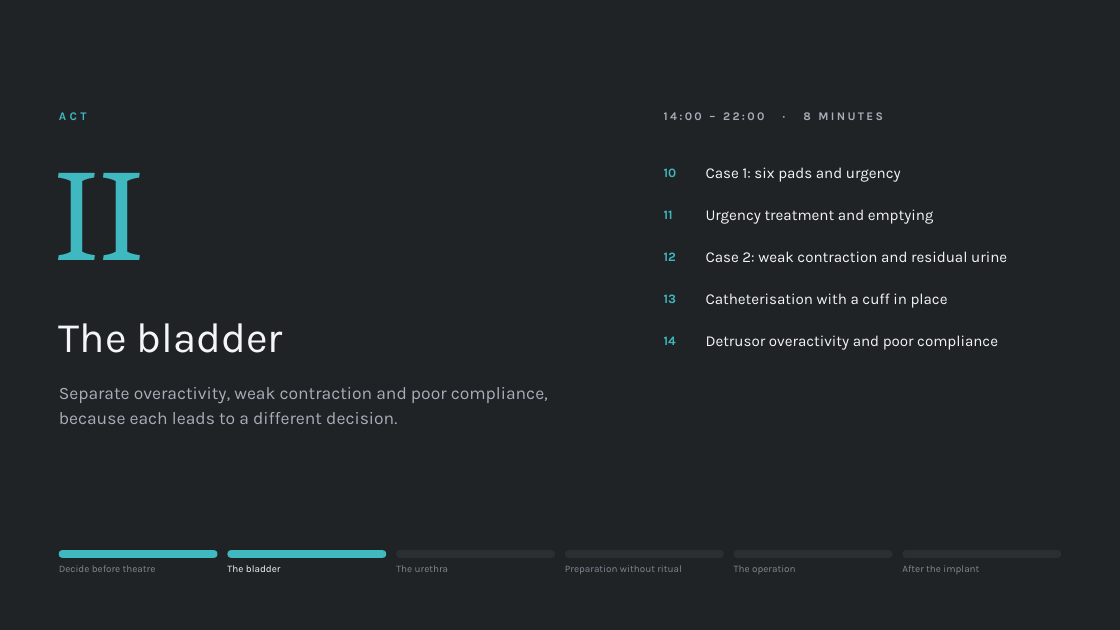
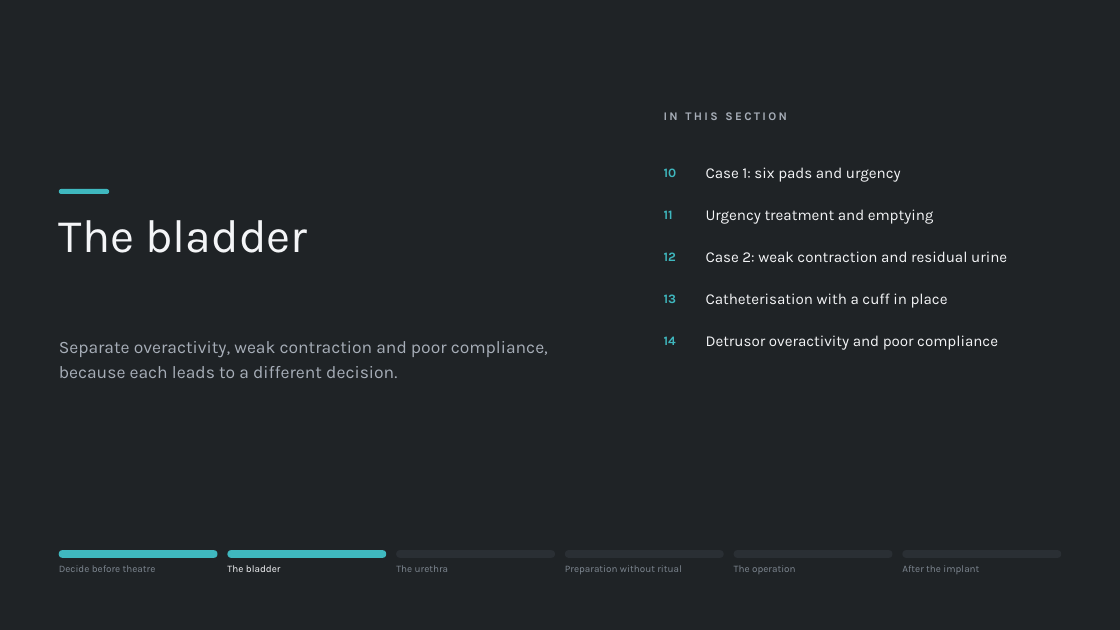
Before and after one commit to nityjr-ctrl/aus-presentation, a slide deck: slide 12 of presentation/AUS-teaching-deck.pptx. Drawn at 1120x630 pixels with LibreOffice and Linux fonts; fonts in the diff are those of the drawing. Boxes give left, top, right and bottom in pixels: in the first picture for what was removed or moved away, otherwise in the second. Text is boxed around its words. In the diff, an @@ line names an element or a change of style, - is before the commit and + after.

```diff
--- a/presentation/AUS-teaching-deck.pptx
+++ b/presentation/AUS-teaching-deck.pptx
@@ text removed at bbox=[59, 112, 87, 120] @@
-ACT
@@ text at bbox=[664, 112, 787, 120]: text changed @@
-14:00 – 22:00 · 8 MINUTES
+IN THIS SECTION
@@ text removed at bbox=[55, 173, 145, 260] @@
-II
@@ text "The bladder": place and size @@
-text "The bladder" at bbox=[59, 323, 283, 353]
+text "The bladder" at bbox=[59, 220, 307, 253]
@@ text "The bladder" at bbox=[59, 220, 307, 253]: size 36 to 40 pt; vertical alignment middle to top @@
@@ rounded rectangle added at bbox=[59, 189, 109, 194], fill #3FB8BF @@
@@ text "Separate overactivity, weak contraction and ...": place and size @@
-text "Separate overactivity, weak contraction and ..." at bbox=[59, 387, 548, 424]
+text "Separate overactivity, weak contraction and ..." at bbox=[59, 341, 548, 378]
```
Also in this commit, not shown: 50 other slides changed, 10 other files.
